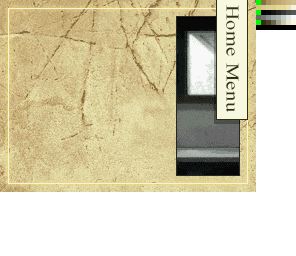
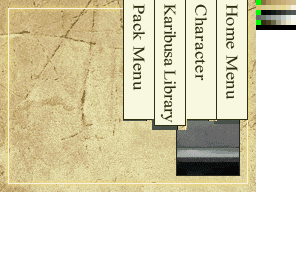
Revision of a layered 296×256 image; what changed, layer by layer:
added layer "Home Menu Character Karibusa Library Pack Menu copy" above "Home Menu Character Karibusa Library Pack Menu" over [133, 4, 238, 123]
renamed "Home Menu" to "Home Menu Character Karibusa Library Pack Menu", hid it, painted on it over [133, 4, 239, 123]
added layer "Layer 4" above "Layer 1" over [152, 119, 187, 130]
added layer "Layer 3" above "Layer 0" over [123, 0, 217, 121]
